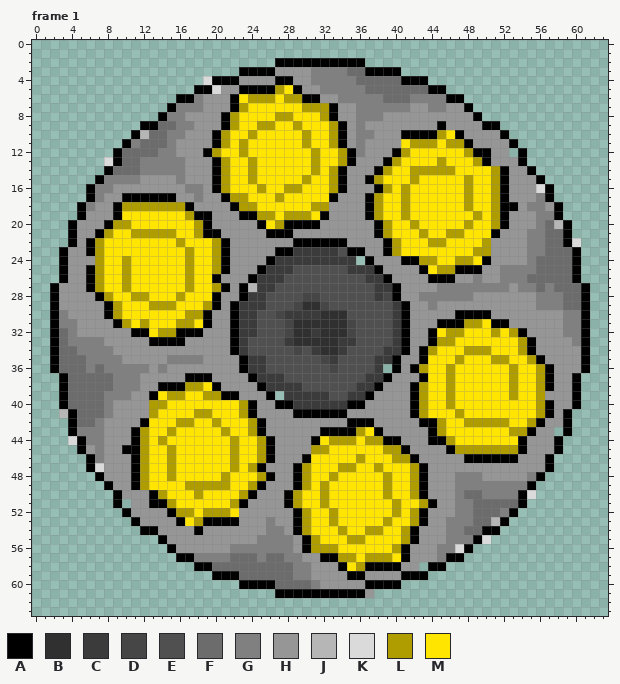
Animated GIF sprite -- resources/inventory/chambers_5_rot.gif. The picture above was drawn from the file before the commit.
The file is 64x64 pixels, 5 frames. Colours within 5 levels of each other are drawn and written as one. Shown: frame 1. The commit also changed other frames, which this record leaves out.
Palette (. is transparent): A #000000  B #303030  C #3b3b3b  D #464646  E #505050  F #6c6c6c  G #808080  H #969696  J #b6b6b6  K #dadada  L #af9d00  M #ffe500
Pixels before, frame 1 (only the part around the change), first column x 16:
 0 ...........................
 1 ...........................
 2 ...........AAAAAAAAAA......
 3 .......AAAAHHHHGGGGFFAAAA..
 4 ...KAAAHHHHAAHHGGGGGFFFFFAA
 5 ..AAKHHAAAALMAHHGGGGGFFFFFF
 6 AAGHHHAMLLLMLLAAHHGGGGGFFFG
 7 GGGHHHALMMMMMMLLLAHHGGGGGGH
 8 GHHHHALMMMMLLMMMLAHHGGGHHHH
 9 GGHHHALMMLLMMLMMMLAHGHHHHHH
10 GHHHALMMLMMMMMLMMLAHGGHHHAA
11 HHHHALMLMMMMMMLMMLAHGHHHHML
12 HHHALMMLMMMMMMMLMMLAGHHHALM
13 GHHHALMMLMMMMMMLMMLAHHHALMM
14 GHHHALMMLMMMMMMLMLAHHHALMML
15 GHHHALMMLMMMMMLMMLAHHALMMML
16 HGGHALMMMLMMLLMMMLAHHHALMLM
17 HHGHHALLMMMLMMMMMAHHHALMMLM
18 LAHHHHALLMMMMMMLLHHHHALMMLM
19 MLAAHHHAALLMLLLMAHHHHALMMLM
20 MMLAHHHHHAMLAAAAHHHHHHALMML
21 MMLAAHHHHHAAAHHHHHHHHHALMMM
22 LMMMLAHHHHHHHAAAAAAHHHHALMM
23 MLMMLAHHHHHAACCCCCEAAHHALMM
24 MLMMLAHHHHACCCCCCCCC.AHHHAA
After:
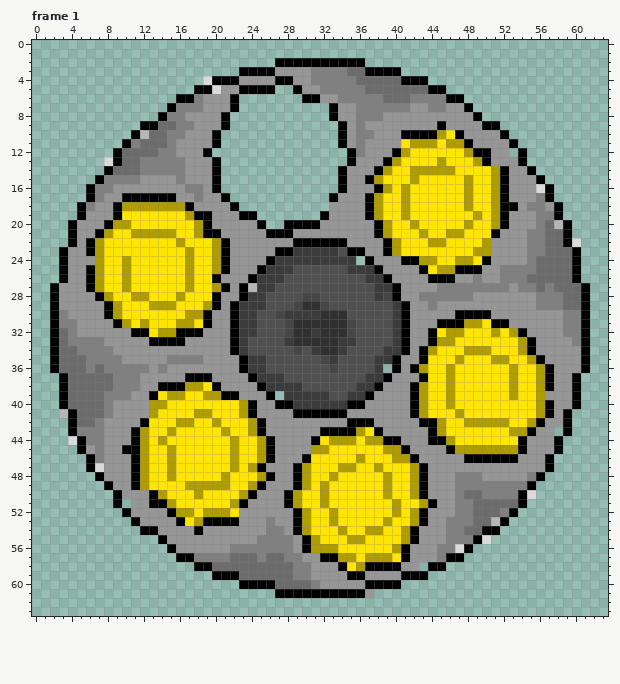
Commit: Fixed chamber animations, tall walls
Changes in this commit:
Frame 1:
Colour L is gone in row 5 at x 27; in row 6 at x 24 to 26 and 28 to 29; in row 7 at x 23 and 30 to 32; in row 8 at x 22, 27 to 28 and 32; in row 9 at x 22, 25 to 26, 29 and 33; in row 10 at x 21, 24, 30 and 33.
Colour L is gone in row 11 at x 21, 23, 30 and 33; in row 12 at x 20, 23, 31 and 34; in row 13 at x 21, 24, 31 and 34; in row 14 at x 21, 24, 31 and 33; in row 15 at x 21, 24, 30 and 33; in row 16 at x 21, 25, 28 to 29 and 33.
Colour L is gone in row 17 at x 22 to 23 and 27; in row 18 at x 23 to 24 and 31 to 32; in row 19 at x 25 to 26 and 28 to 30; in row 20 at x 27.
Colour M is gone in row 5 at x 28; in row 6 at x 23 and 27; in row 7 at x 24 to 29; in row 8 at x 23 to 26 and 29 to 31; in row 9 at x 23 to 24, 27 to 28 and 30 to 32; in row 10 at x 22 to 23, 25 to 29 and 31 to 32.
Colour M is gone in row 11 at x 22, 24 to 29 and 31 to 32; in row 12 at x 21 to 22, 24 to 30 and 32 to 33; in row 13 at x 22 to 23, 25 to 30 and 32 to 33; in row 14 at x 22 to 23, 25 to 30 and 32; in row 15 at x 22 to 23, 25 to 29 and 31 to 32; in row 16 at x 22 to 24, 26 to 27 and 30 to 32.
Colour M is gone in row 17 at x 24 to 26 and 28 to 32; in row 18 at x 25 to 30; in row 19 at x 27 and 31; in row 20 at x 26.
Boxes around the changes in both pictures, in picture pixels (x1, y1, x2, y2):
erased: (212, 85, 347, 229)
